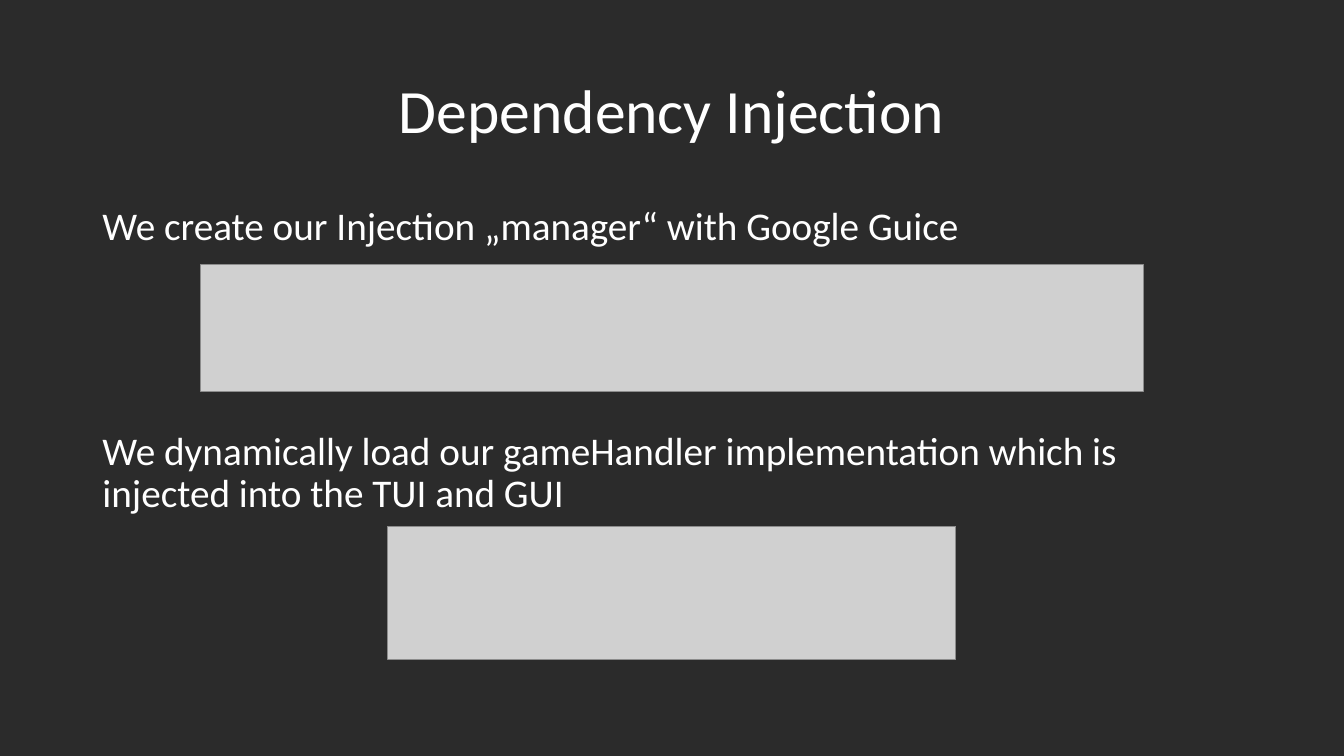
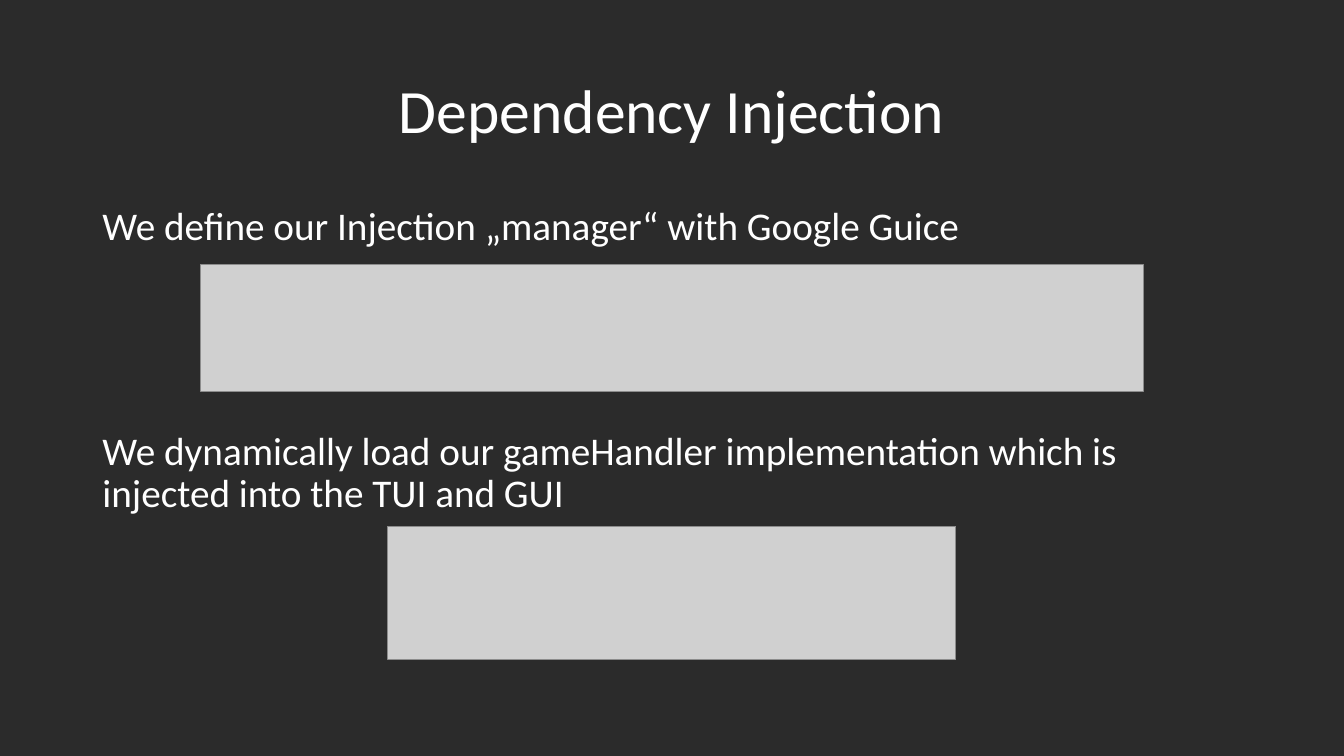
Before and after one commit to segidev/htwg.se.awol, a slide deck: slide 17 of Projektpräsentation SE.pptx (slide 16 before the commit). Drawn at 1344x756 pixels with LibreOffice and Linux fonts; fonts in the diff are those of the drawing; grey boxes stand for pictures; background and template pictures are left out; a plain dark background stands for a picture behind light text. Boxes give left, top, right and bottom in pixels: in the first picture for what was removed or moved away, otherwise in the second. Text is boxed around its words. In the diff, an @@ line names an element or a change of style, - is before the commit and + after.

```diff
--- a/Projektpräsentation SE.pptx
+++ b/Projektpräsentation SE.pptx
@@ text at box(102, 212, 959, 247): text changed @@
-We create our Injection „manager“ with Google Guice
+We define our Injection „manager“ with Google Guice
```
Also in this commit, not shown: 5 other slides changed, 1 slide added, 1 other file.
